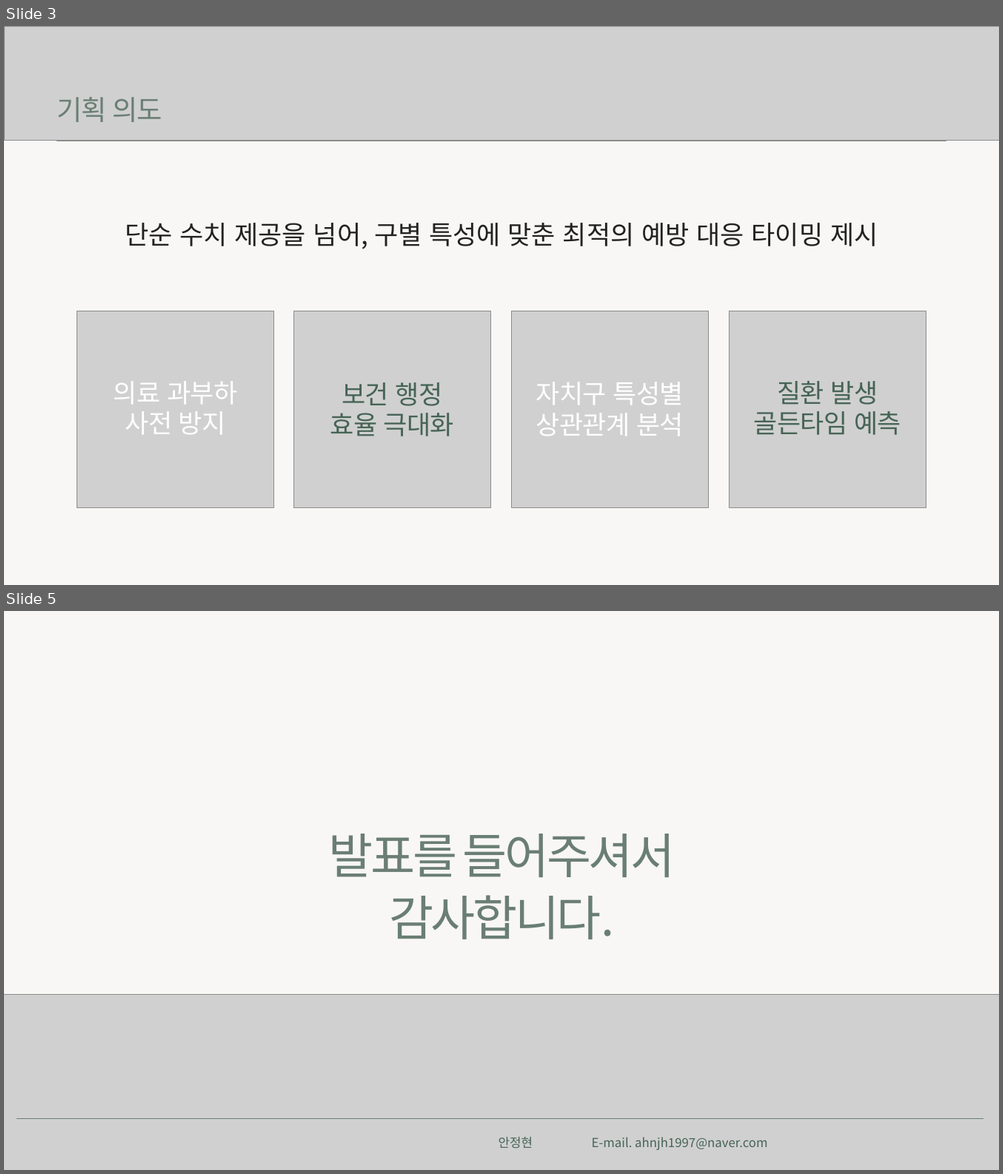
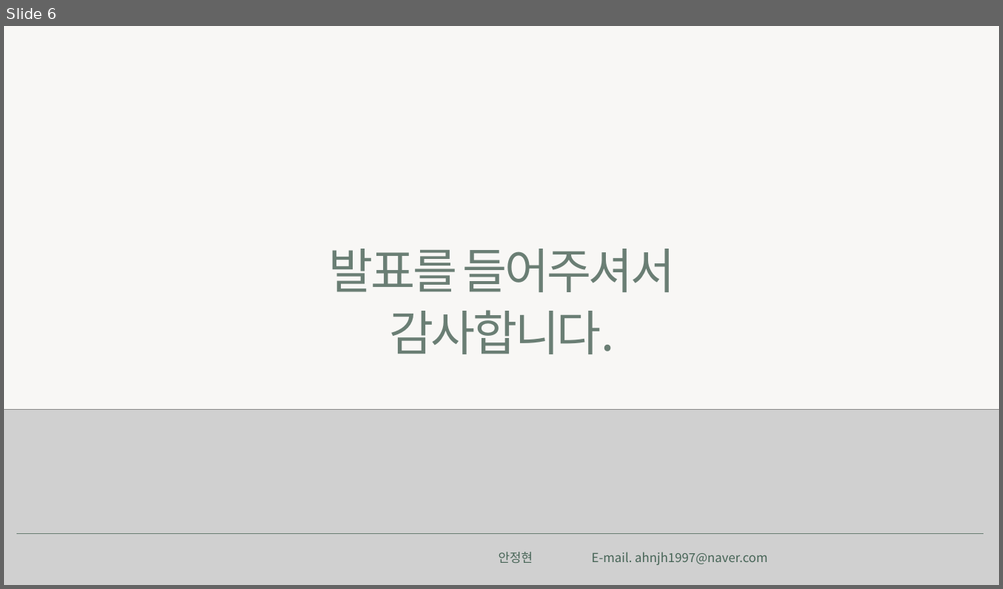
Before and after one commit to ahnjh97/JeongHyunAhn-AI-Project, a slide deck: 1차 Project(Flask,머신러닝)/1. 기획서.pptx. Shown one above the other, each under a label of ours: slides 3 and 5 before the commit, slide 6 after it; the slides between them are not shown. The pictures are 1003x1174 and 1003x589 pixels, drawn with LibreOffice and Linux fonts; fonts in the diff are those of the drawing; grey boxes stand for pictures. Boxes give left, top, right and bottom in pixels: in the first picture for what was removed or moved away, otherwise in the second. Text is boxed around its words. In the diff, an @@ line names an element or a change of style, - is before the commit and + after.

Commit message:
기획서 수정
1. 기획의도 신문기사 및 키워드 위주로 변경
2. 개발목표 글씨 위주에서 이미지 및 간단한 설명 위주로 변경

```diff
--- a/1차 Project(Flask,머신러닝)/1. 기획서.pptx
+++ b/1차 Project(Flask,머신러닝)/1. 기획서.pptx
@@ slide 3 removed at [4, 26, 999, 585], background #F8F7F5 @@
@@ picture removed at [4, 26, 999, 140] @@
@@ text removed at [57, 97, 162, 122] @@
-기획 의도
@@ picture removed at [57, 141, 945, 141] @@
@@ text removed at [125, 223, 877, 249] @@
-단순 수치 제공을 넘어, 구별 특성에 맞춘 최적의 예방 대응 타이밍 제시
@@ picture removed at [77, 311, 274, 508] @@
@@ picture removed at [293, 311, 490, 508] @@
@@ picture removed at [511, 311, 708, 508] @@
@@ picture removed at [728, 311, 925, 508] @@
@@ text removed at [114, 381, 237, 434] @@
-의료 과부하
-사전 방지
@@ text removed at [330, 383, 454, 437] @@
-보건 행정
-효율 극대화
@@ text removed at [536, 382, 683, 436] @@
-자치구 특성별
-상관관계 분석
@@ text removed at [754, 381, 901, 435] @@
-질환 발생
-골든타임 예측
@@ what was slide 5 is now slide 6 @@
```
Also in this commit, not shown: 2 slides changed, 3 slides added, 1 other slide removed.
